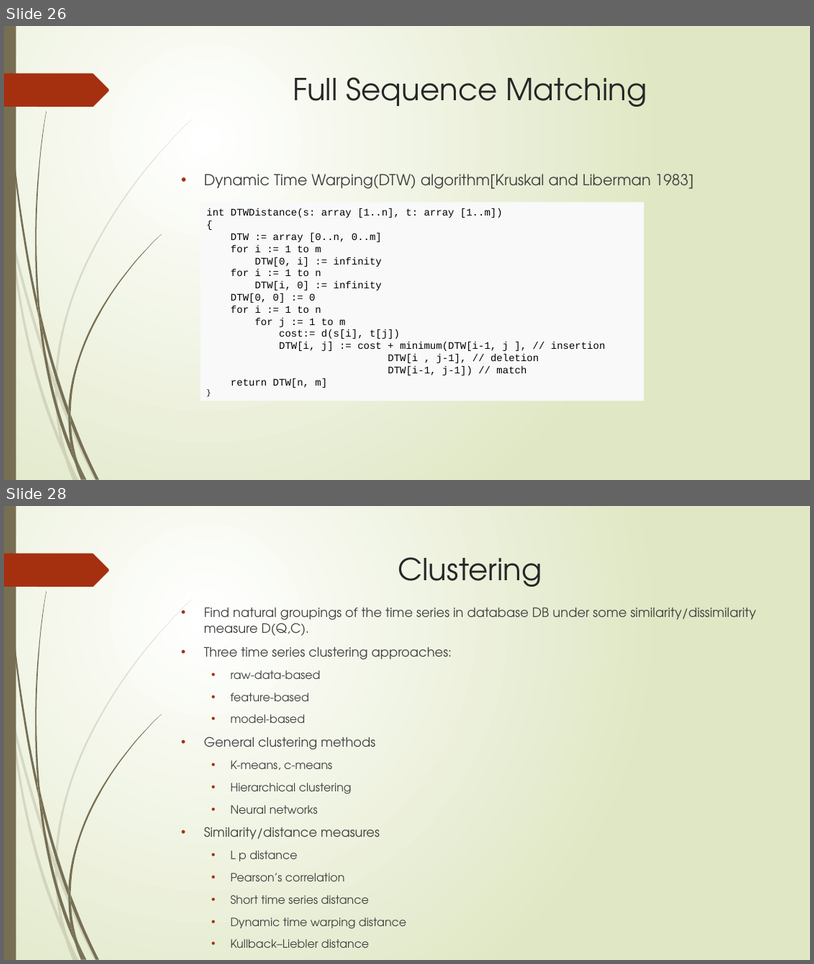
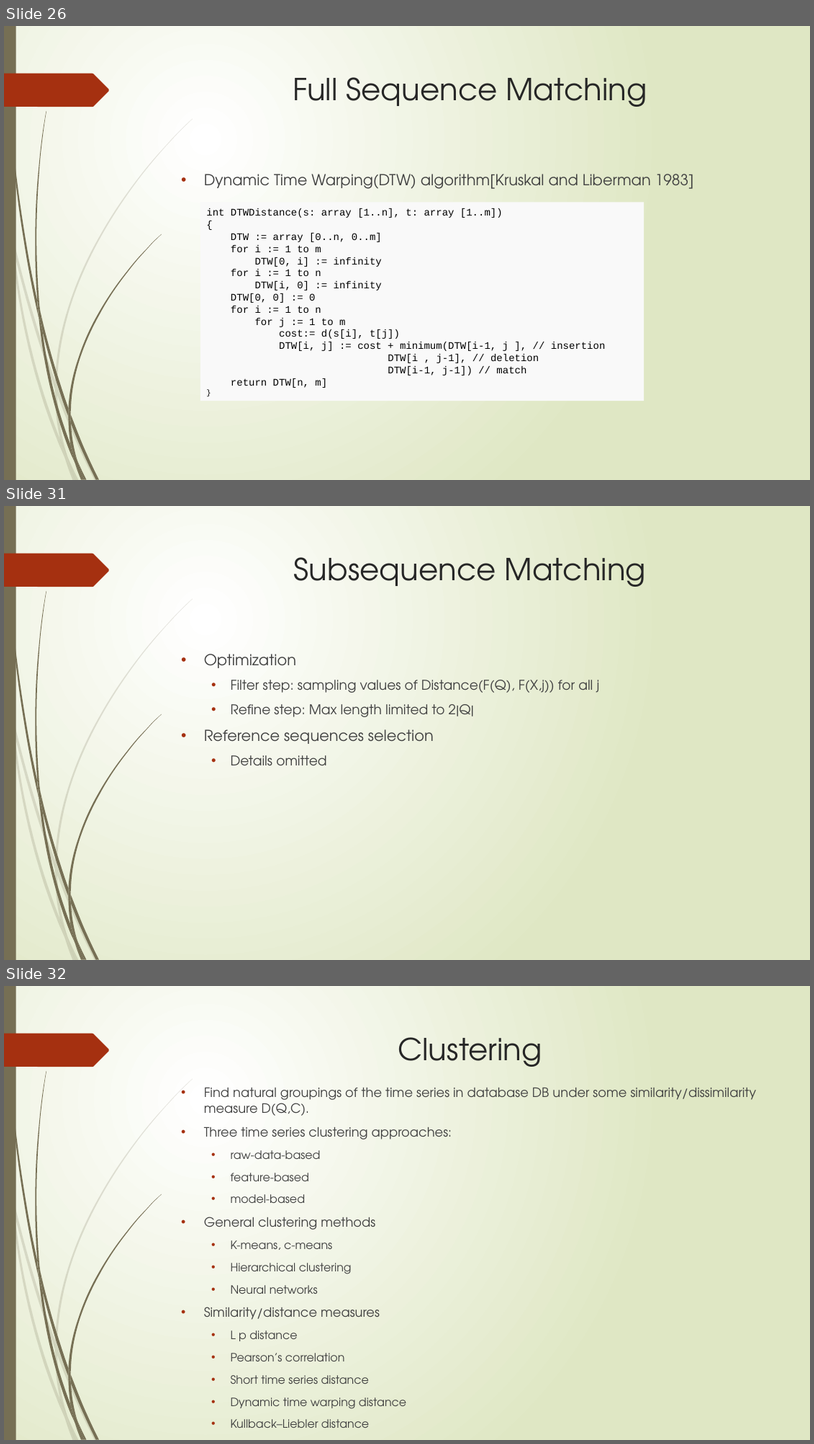
Before and after one commit to zixiaojindao/time-series-survey, a slide deck: slide/tsdm.pptx. Shown one above the other, each under a label of ours: slides 26 and 28 before the commit, slides 26, 31 and 32 after it; the slides between them are not shown. The pictures are 814x964 and 814x1444 pixels, drawn with LibreOffice and Linux fonts; fonts in the diff are those of the drawing. Boxes give left, top, right and bottom in pixels: in the first picture for what was removed or moved away, otherwise in the second. Text is boxed around its words. In the diff, an @@ line names an element or a change of style, - is before the commit and + after.

```diff
--- a/slide/tsdm.pptx
+++ b/slide/tsdm.pptx
@@ slide 31 added at (4, 506, 810, 960), background gradient #FFFFFF to #DFE8C4; not listed: 24 template elements that a slide beside it also shows @@
@@ title added at (294, 557, 646, 587), 36 pt, text #262626 @@
+Subsequence Matching
@@ text added at (204, 654, 600, 765), 16 pt, text #404040 @@
+• Optimization
+  • Filter step: sampling values of Distance(F(Q), F(X,j)) for all j
+  • Refine step: Max length limited to 2|Q|
+• Reference sequences selection
+  • Details omitted
@@ what was slide 28 is now slide 32 @@
```
Also in this commit, not shown: 1 slide changed, 3 other slides added.
